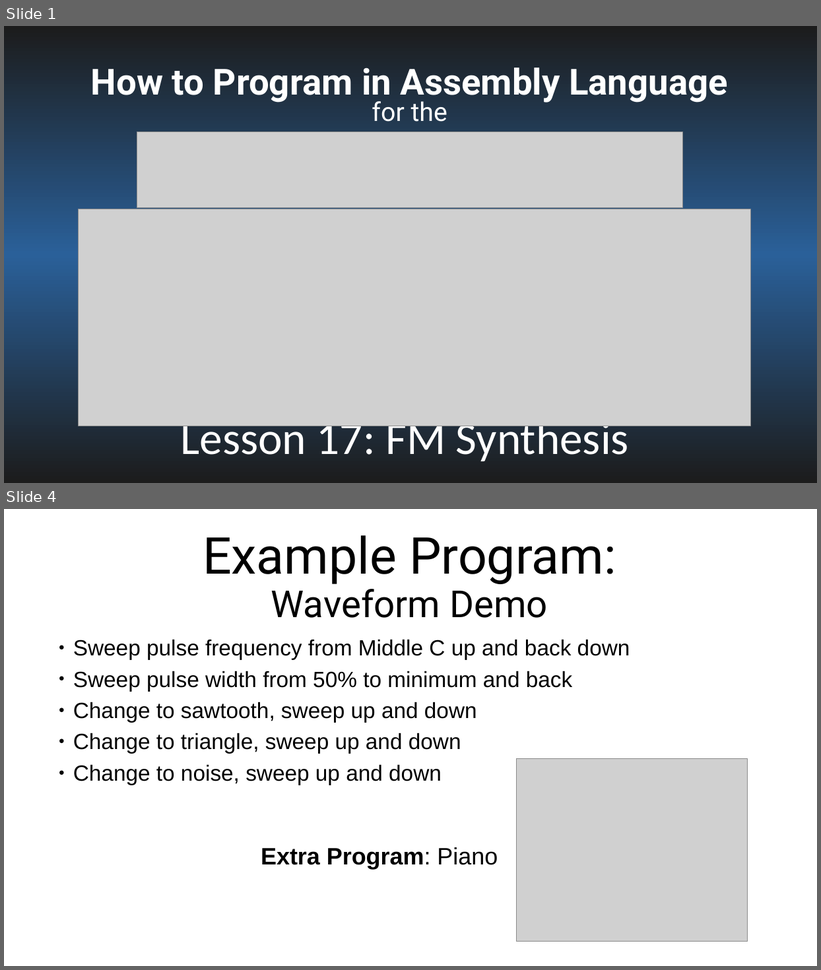
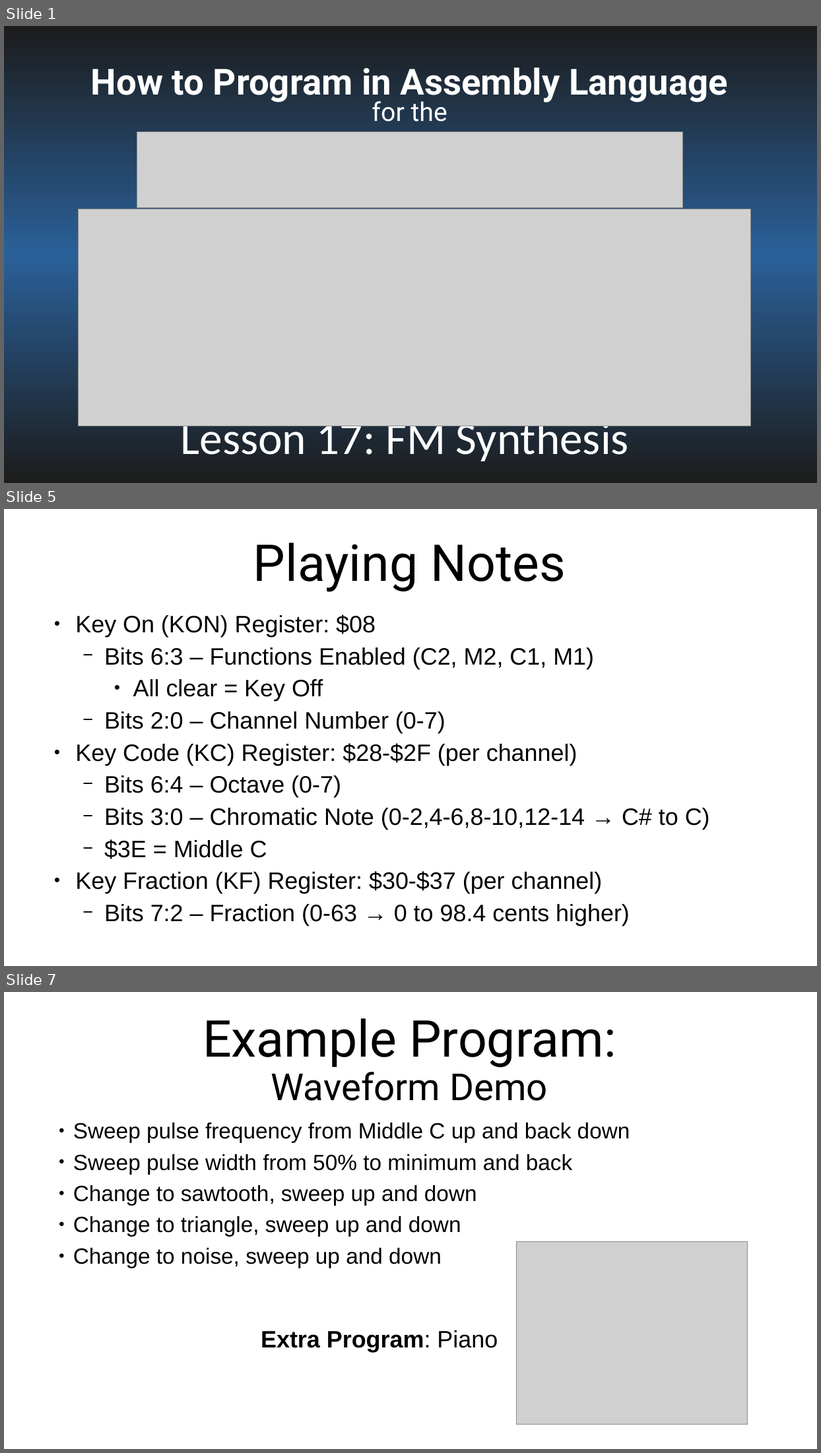
Before and after one commit to SlithyMatt/x16-assembly-tutorial, a slide deck: Lesson17/Lesson17.odp. Shown one above the other, each under a label of ours: slides 1 and 4 before the commit, slides 1, 5 and 7 after it; the slides between them are not shown. The pictures are 821x970 and 821x1453 pixels, drawn with LibreOffice and Linux fonts; fonts in the diff are those of the drawing; grey boxes stand for pictures. Boxes give left, top, right and bottom in pixels: in the first picture for what was removed or moved away, otherwise in the second. Text is boxed around its words. In the diff, an @@ line names an element or a change of style, - is before the commit and + after.

```diff
--- a/Lesson17/Lesson17.odp
+++ b/Lesson17/Lesson17.odp
@@ slide 5 added at (4,509,817,966), background #FFFFFF @@
@@ title added at (253,543,566,592), 60 pt, text #000000 @@
+Playing Notes
@@ text added at (75,615,710,926), 28 pt, text #000000 @@
+● Key On (KON) Register: $08
+  − Bits 6:3 – Functions Enabled (C2, M2, C1, M1)
+    ● All clear = Key Off
+  − Bits 2:0 – Channel Number (0-7)
+● Key Code (KC) Register: $28-$2F (per channel)
+  − Bits 6:4 – Octave (0-7)
+  − Bits 3:0 – Chromatic Note (0-2,4-6,8-10,12-14 → C# to C)
+  − $3E = Middle C
+● Key Fraction (KF) Register: $30-$37 (per channel)
+  − Bits 7:2 – Fraction (0-63 → 0 to 98.4 cents higher)
@@ what was slide 4 is now slide 7 @@
```
Also in this commit, not shown: 1 slide changed, 3 other slides added, 1 slide removed, 2 other files.
